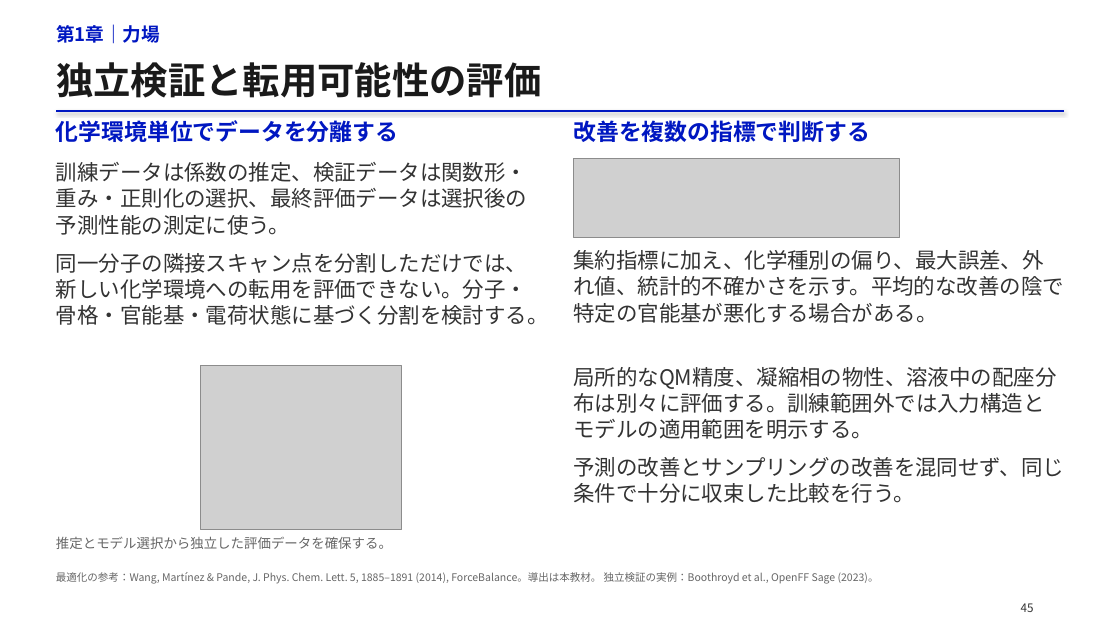
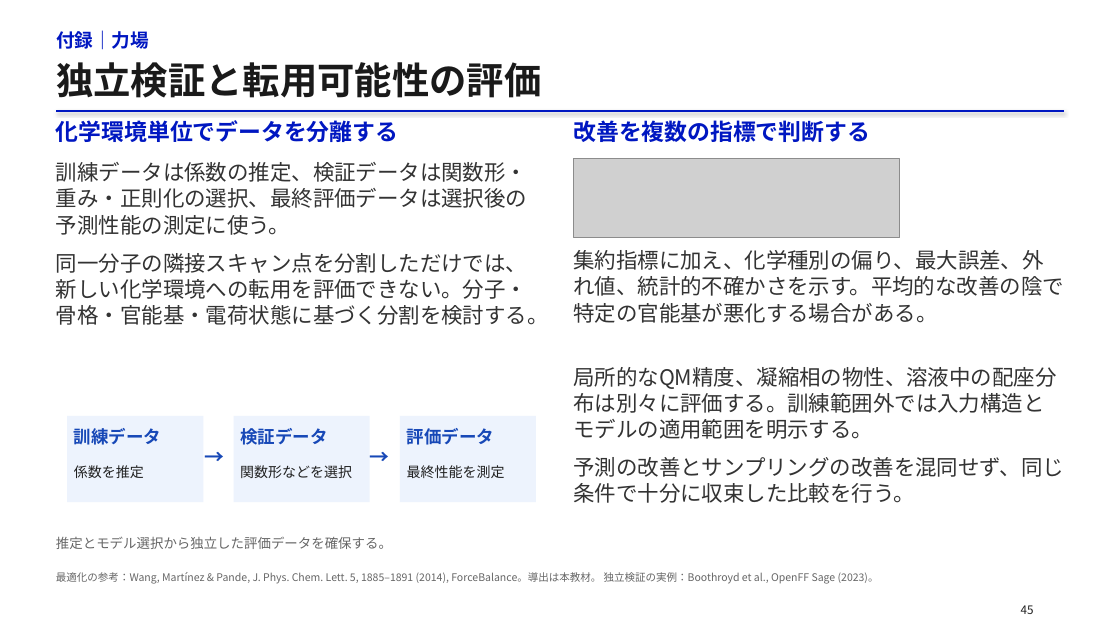
Before and after one commit to matsunagalab/lecture_bioinfo, a slide deck: slide 45 of 09_分子の相互作用と構造の安定性/09_分子の相互作用と構造の安定性.pptx. Drawn at 1120x630 pixels with LibreOffice and Linux fonts; fonts in the diff are those of the drawing; grey boxes stand for pictures. Boxes give left, top, right and bottom in pixels: in the first picture for what was removed or moved away, otherwise in the second. Text is boxed around its words. In the diff, an @@ line names an element or a change of style, - is before the commit and + after.

```diff
--- a/09_分子の相互作用と構造の安定性/09_分子の相互作用と構造の安定性.pptx
+++ b/09_分子の相互作用と構造の安定性/09_分子の相互作用と構造の安定性.pptx
@@ text at (x1=56, y1=30, x2=149, y2=50): text changed @@
-第1章｜力場
+付録｜力場
@@ picture removed at (x1=201, y1=365, x2=402, y2=529) @@
@@ rectangle added at (x1=67, y1=416, x2=203, y2=502), fill #EDF3FD @@
@@ rectangle added at (x1=234, y1=416, x2=370, y2=502), fill #EDF3FD @@
@@ rectangle added at (x1=400, y1=416, x2=536, y2=502), fill #EDF3FD @@
@@ text added at (x1=74, y1=428, x2=161, y2=445), 15 pt, text #1748B7, bold @@
+訓練データ
@@ text added at (x1=204, y1=441, x2=231, y2=471), 17 pt, text #1748B7, bold @@
+→
@@ text added at (x1=240, y1=428, x2=327, y2=445), 15 pt, text #1748B7, bold @@
+検証データ
@@ text added at (x1=370, y1=441, x2=397, y2=471), 17 pt, text #1748B7, bold @@
+→
@@ text added at (x1=407, y1=428, x2=494, y2=445), 15 pt, text #1748B7, bold @@
+評価データ
@@ text added at (x1=74, y1=465, x2=144, y2=478), 12 pt, text #202020 @@
+係数を推定
@@ text added at (x1=240, y1=465, x2=352, y2=478), 12 pt, text #202020 @@
+関数形などを選択
@@ text added at (x1=407, y1=465, x2=505, y2=478), 12 pt, text #202020 @@
+最終性能を測定
@@ text "45" at (x1=1021, y1=605, x2=1034, y2=614): text colour #333333 to #202020 @@
```
Also in this commit, not shown: 51 other slides changed, 2 slides added, 2 slides removed, 2 other files.
